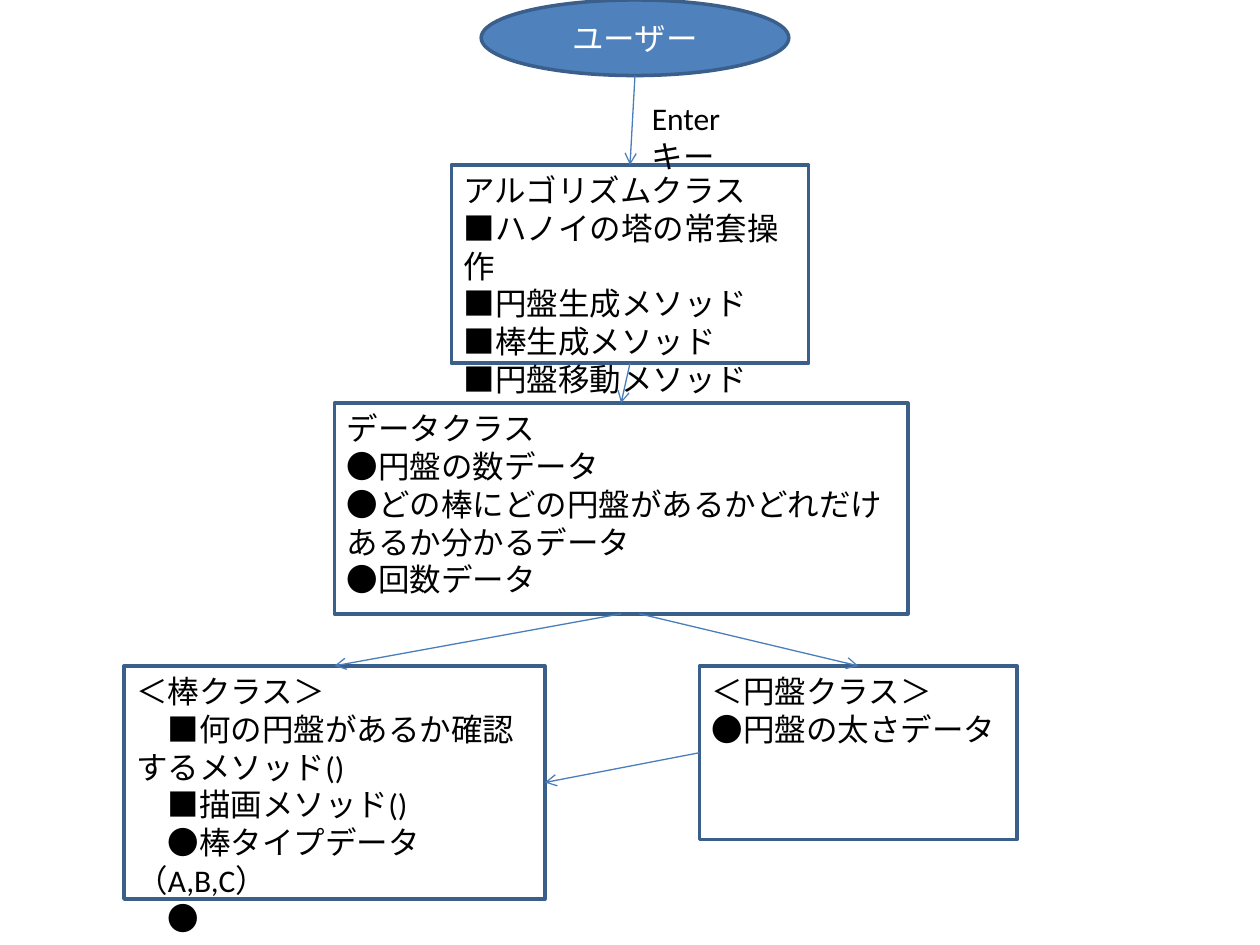
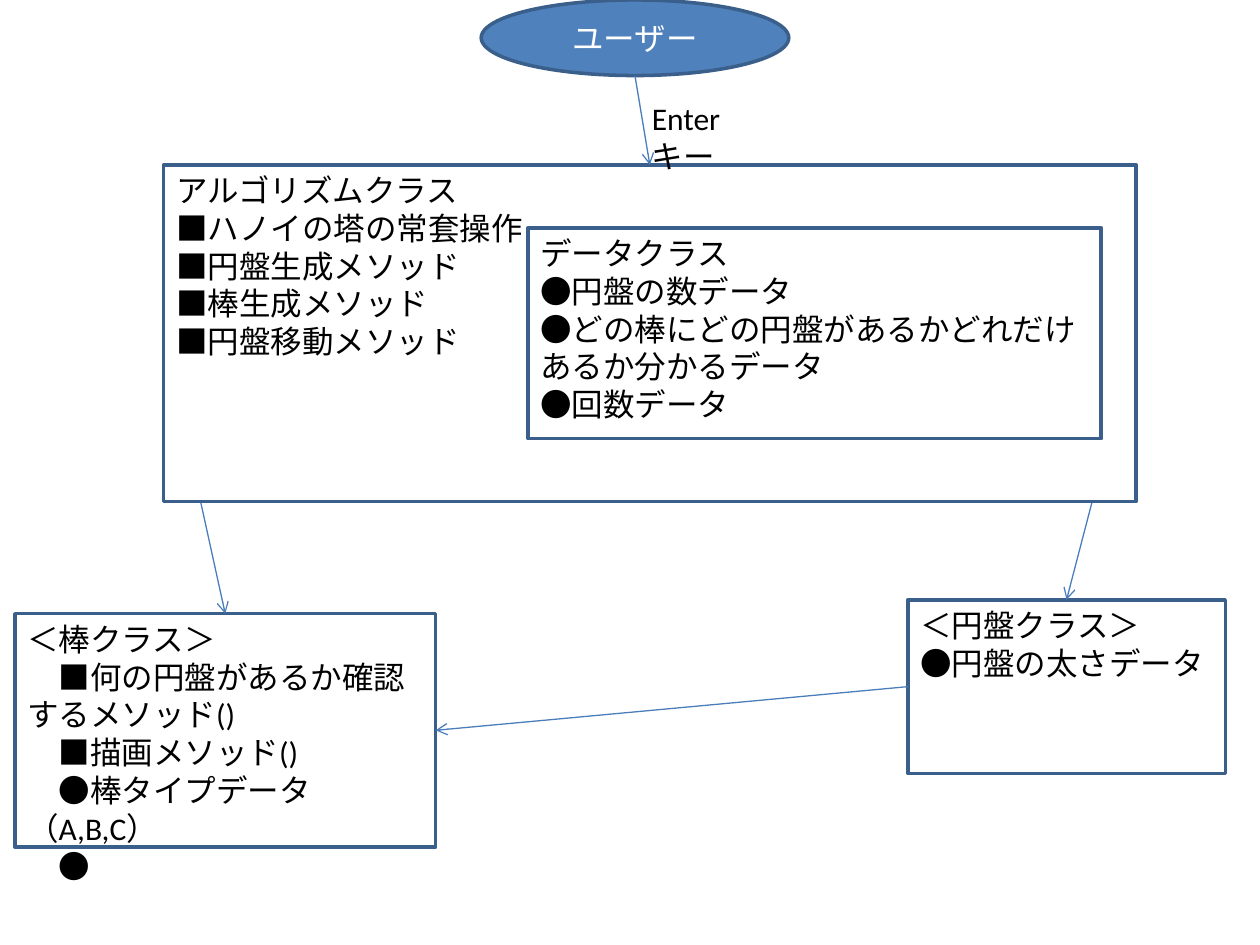
Before and after one commit to tsukimoto/TowerOfHanoi, a slide deck: slide 1 of 設計図.pptx. Drawn at 1260x945 pixels with LibreOffice and Linux fonts; fonts in the diff are those of the drawing. Boxes give left, top, right and bottom in pixels: in the first picture for what was removed or moved away, otherwise in the second. Text is boxed around its words. In the diff, an @@ line names an element or a change of style, - is before the commit and + after.

Commit message:
設計図のアルゴリズムクラスにデータを内包させる

```diff
--- a/設計図.pptx
+++ b/設計図.pptx
@@ arrow moved from (635, 76) - (630, 165) to (635, 76) - (650, 165) @@
@@ rectangle "アルゴリズムクラス": place and size @@
-rectangle "アルゴリズムクラス" at bbox=[451, 165, 808, 363]
+rectangle "アルゴリズムクラス" at bbox=[164, 165, 1137, 501]
@@ rectangle "データクラス": place and size @@
-rectangle "データクラス" at bbox=[334, 403, 907, 614]
+rectangle "データクラス" at bbox=[528, 228, 1101, 438]
@@ arrow moved from (621, 614) - (334, 665) to (164, 333) - (226, 614) @@
@@ arrow moved from (639, 614) - (858, 665) to (1137, 333) - (1066, 600) @@
@@ arrow removed from (630, 363) to (621, 403) @@
@@ rectangle "＜棒クラス＞": place and size @@
-rectangle "＜棒クラス＞" at bbox=[123, 665, 544, 898]
+rectangle "＜棒クラス＞" at bbox=[15, 614, 436, 847]
@@ rectangle "＜円盤クラス＞": place and size @@
-rectangle "＜円盤クラス＞" at bbox=[699, 665, 1017, 839]
+rectangle "＜円盤クラス＞" at bbox=[907, 600, 1225, 774]
@@ arrow moved from (699, 752) - (544, 782) to (907, 687) - (436, 731) @@
```
